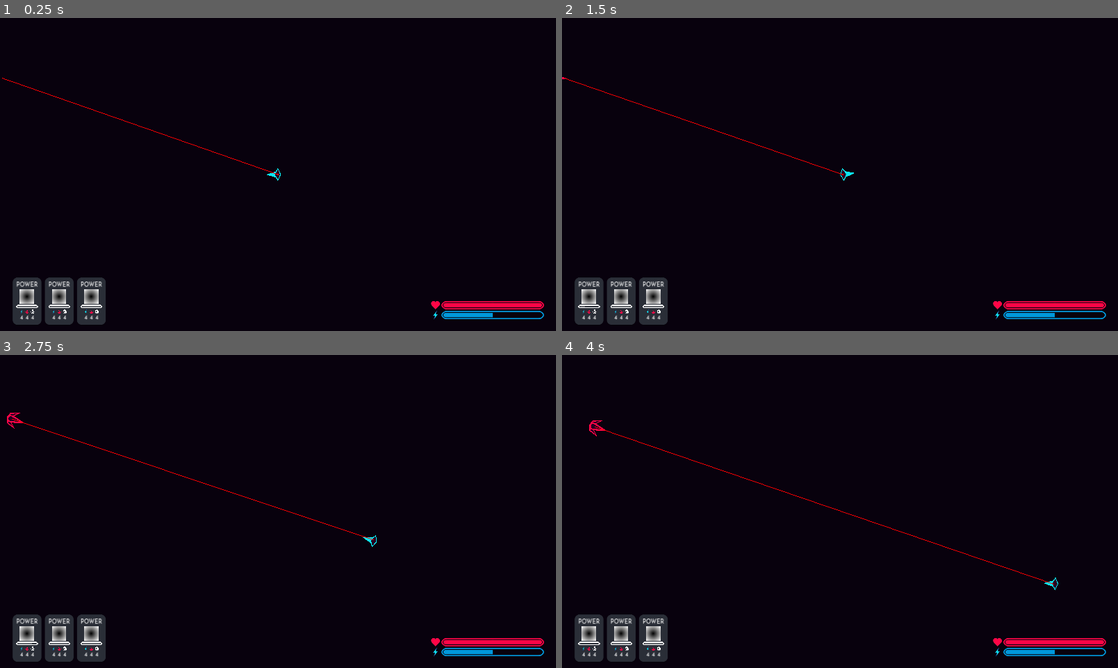
Above: before the commit, frames 1-4 (two rows, left to right).
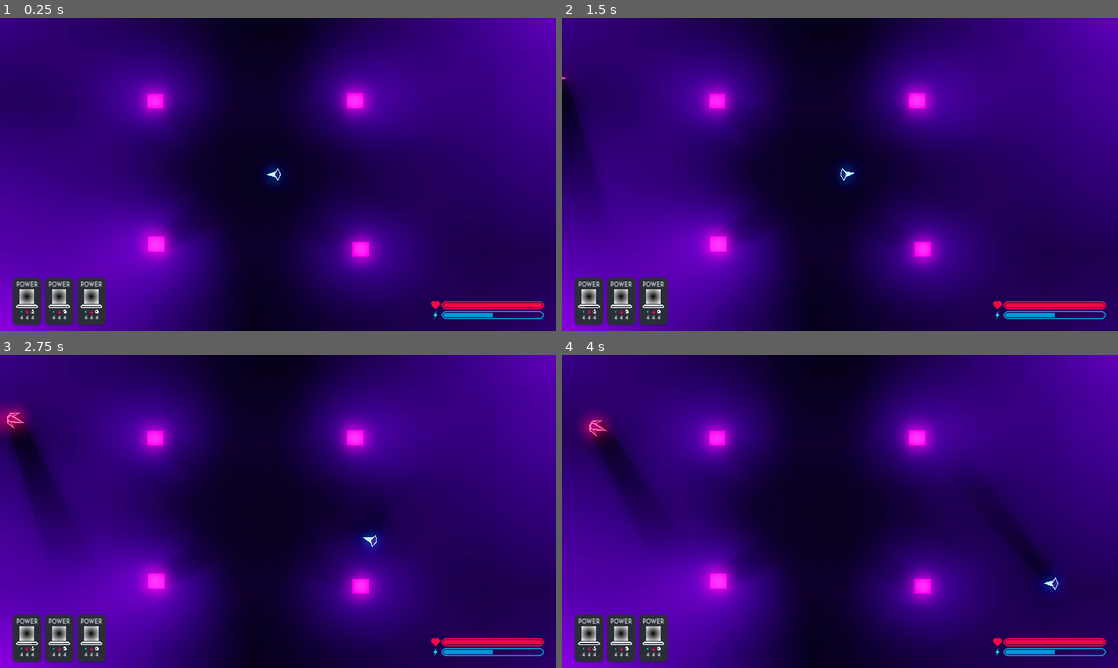
Above: after the commit, the same moments.

Repository: salvarezri/visual-computing-project
Game: Godot game, scene res://scenes/main.tscn
The game is run twice, just before and just after one commit, with the same random seed, the same clock (stepped at 60 frames per second) and the same inputs.
Inputs (mouse positions are in pixels of both pictures, inside the frame that each line leads up to):
- Up to frame 1 (0.25 s): no input
- Up to frame 2 (1.5 s): click (589, 296) at 0.52 s; move the mouse to (962, 158) at 1.27 s; hold Right (ui_right) from 1.28 s (still down); click (962, 158) at 1.35 s
- Up to frame 3 (2.75 s): move the mouse to (0, 414) at 2.02 s; release Right (ui_right) at 2.03 s; hold Down (ui_down) from 2.03 s (still down); click (0, 414) at 2.1 s
- Up to frame 4 (4 s): move the mouse to (895, 442) at 2.77 s; release Down (ui_down) at 2.78 s; hold Right (ui_right) 2.78-3.53 s; click (895, 442) at 2.85 s; move the mouse to (812, 574) at 3.52 s; hold Up (ui_up) from 3.53 s (still down); click (812, 574) at 3.6 s

The runs differ from the first frame. In frame 1, 90% of the frame differs, in the area x 0-100%, y 0-100%; in frame 2, 90%; in frame 3, 89%; in frame 4, 90%.

Commit message:
add lights and shadows

Diff:
--- a/scenes/game/World.gd
+++ b/scenes/game/World.gd
@@ -4,8 +4,8 @@
 # Called when the node enters the scene tree for the first time.
 func _ready():
 	$SpawnHandler.start()
-	var max = $Player.get_max_healt()
-	$GameUi.setup_life(0,max)
+	var max_h = $Player.get_max_healt()
+	$GameUi.setup_life(0,max_h)
 	pass
 
 
--- a/scenes/game/World.tscn
+++ b/scenes/game/World.tscn
@@ -1,10 +1,11 @@
-[gd_scene load_steps=21 format=3 uid="uid://ca3ocit68ttdq"]
+[gd_scene load_steps=28 format=3 uid="uid://ca3ocit68ttdq"]
 
 [ext_resource type="PackedScene" uid="uid://7ymqp7ye0ffg" path="res://scenes/game/elements/NavRegMouseShape.tscn" id="1_adsd3"]
 [ext_resource type="Script" path="res://scenes/game/World.gd" id="1_o0s6y"]
 [ext_resource type="Script" path="res://global/power.gd" id="2_apbvs"]
 [ext_resource type="PackedScene" uid="uid://prpawadsl6pg" path="res://scenes/game/characters/enemies/Enemy.tscn" id="3_lv77j"]
 [ext_resource type="PackedScene" uid="uid://bwasko7uhi3sk" path="res://scenes/game/characters/Player.tscn" id="3_rh8y1"]
+[ext_resource type="PackedScene" uid="uid://rxn0yceg2qc" path="res://scenes/game/elements/column.tscn" id="4_137yi"]
 [ext_resource type="PackedScene" uid="uid://b8q6wmeg5icr8" path="res://scenes/game/systems/stages/spawn_handler.tscn" id="5_8joer"]
 [ext_resource type="PackedScene" uid="uid://cadl0mvdnces8" path="res://scenes/game/systems/powers/Splash.tscn" id="6_xsior"]
 [ext_resource type="PackedScene" uid="uid://dmrvkw0mxcjbl" path="res://scenes/game/systems/powers/power_generator.tscn" id="7_265or"]
@@ -57,6 +58,49 @@
 [sub_resource type="RectangleShape2D" id="RectangleShape2D_37iuf"]
 size = Vector2(2182, 216)
 
+[sub_resource type="Gradient" id="Gradient_2h7rg"]
+
+[sub_resource type="FastNoiseLite" id="FastNoiseLite_etg2x"]
+noise_type = 0
+frequency = 0.0012
+fractal_type = 2
+fractal_lacunarity = 3.0
+domain_warp_enabled = true
+
+[sub_resource type="NoiseTexture2D" id="NoiseTexture2D_0tkdq"]
+color_ramp = SubResource("Gradient_2h7rg")
+noise = SubResource("FastNoiseLite_etg2x")
+
+[sub_resource type="Environment" id="Environment_4qdsl"]
+background_mode = 3
+ambient_light_source = 1
+ambient_light_color = Color(0.796078, 0.505882, 0.160784, 1)
+ambient_light_energy = 0.0
+tonemap_mode = 3
+glow_enabled = true
+glow_levels/1 = 1.5
+glow_levels/2 = 1.5
+glow_levels/3 = 1.5
+glow_levels/5 = 1.5
+glow_intensity = 2.31
+glow_strength = 0.39
+glow_bloom = 1.0
+glow_blend_mode = 1
+glow_hdr_luminance_cap = 81.49
+glow_map_strength = 0.81
+glow_map = SubResource("NoiseTexture2D_0tkdq")
+
+[sub_resource type="Gradient" id="Gradient_rt86p"]
+offsets = PackedFloat32Array(0, 0.197279, 0.367347, 0.632653, 0.751701, 1)
+colors = PackedColorArray(1, 1, 1, 1, 0.696889, 0.696889, 0.696889, 1, 0.486395, 0.486395, 0.486395, 1, 0.164353, 0.164353, 0.164353, 1, 0.0121743, 0.0121743, 0.0121743, 1, 0, 0, 0, 1)
+
+[sub_resource type="GradientTexture2D" id="GradientTexture2D_22xls"]
+gradient = SubResource("Gradient_rt86p")
+width = 500
+height = 500
+fill = 1
+fill_from = Vector2(0.5, 0.5)
+
 [node name="World" type="Node2D"]
 script = ExtResource("1_o0s6y")
 powers = Array[ExtResource("2_apbvs")]([SubResource("Resource_knw3i"), SubResource("Resource_wfbyp"), SubResource("Resource_jgq7r")])
@@ -69,10 +113,24 @@
 limit_max_lenght = true
 active = false
 
+[node name="columns" type="Node2D" parent="NavRegMouseShape" groups=["power"]]
+
+[node name="column" parent="NavRegMouseShape/columns" instance=ExtResource("4_137yi")]
+position = Vector2(606.651, 350.847)
+
+[node name="column2" parent="NavRegMouseShape/columns" instance=ExtResource("4_137yi")]
+position = Vector2(611.178, 953.522)
+
+[node name="column3" parent="NavRegMouseShape/columns" instance=ExtResource("4_137yi")]
+position = Vector2(1410.24, 975.526)
+
+[node name="column4" parent="NavRegMouseShape/columns" instance=ExtResource("4_137yi")]
+position = Vector2(1388.73, 348.402)
+
 [node name="background" type="Sprite2D" parent="."]
-z_index = -1
-position = Vector2(966, 534)
-scale = Vector2(2.004, 1.156)
+z_index = -2
+position = Vector2(963, 513.5)
+scale = Vector2(2.58, 1.667)
 texture = SubResource("GradientTexture2D_kgm7r")
 
 [node name="Enemy" parent="." node_paths=PackedStringArray("target") instance=ExtResource("3_lv77j")]
@@ -136,7 +194,38 @@
 [node name="TimerRay" type="Timer" parent="PowerHandler"]
 one_shot = true
 
+[node name="WorldEnvironment" type="WorldEnvironment" parent="."]
+environment = SubResource("Environment_4qdsl")
+
 [node name="GameUi" parent="." instance=ExtResource("10_bi1d7")]
+
+[node name="PointLight2D" type="PointLight2D" parent="."]
+position = Vector2(-67, -69)
+scale = Vector2(3.5975, 3.38385)
+energy = 2.15
+shadow_enabled = true
+texture = SubResource("GradientTexture2D_22xls")
+
+[node name="PointLight2D2" type="PointLight2D" parent="."]
+position = Vector2(-57, 1120)
+scale = Vector2(3.6435, 3.21349)
+energy = 4.21
+shadow_enabled = true
+texture = SubResource("GradientTexture2D_22xls")
+
+[node name="PointLight2D3" type="PointLight2D" parent="."]
+position = Vector2(1968, 1135)
+scale = Vector2(4.27725, 3.85517)
+energy = 1.53
+shadow_enabled = true
+texture = SubResource("GradientTexture2D_22xls")
+
+[node name="PointLight2D4" type="PointLight2D" parent="."]
+position = Vector2(1982, -60)
+scale = Vector2(3.7435, 3.4222)
+energy = 3.21
+shadow_enabled = true
+texture = SubResource("GradientTexture2D_22xls")
 
 [connection signal="max_len" from="NavRegMouseShape" to="PowerHandler" method="_on_nav_reg_mouse_shape_max_len"]
 [connection signal="max_len_rised" from="NavRegMouseShape/PolygonByMouse" to="NavRegMouseShape" method="_on_polygon_by_mouse_max_len_rised"]
--- a/scenes/game/characters/Player.tscn
+++ b/scenes/game/characters/Player.tscn
@@ -1,7 +1,14 @@
-[gd_scene load_steps=3 format=3 uid="uid://bwasko7uhi3sk"]
+[gd_scene load_steps=5 format=3 uid="uid://bwasko7uhi3sk"]
 
 [ext_resource type="Script" path="res://scenes/game/characters/Player.gd" id="1_prgxf"]
 [ext_resource type="PackedScene" uid="uid://b6mrv2wk6g7xl" path="res://scenes/game/systems/characters systems/healt_component.tscn" id="2_08huw"]
+
+[sub_resource type="CapsuleShape2D" id="CapsuleShape2D_3wyol"]
+radius = 91.8931
+height = 261.17
+
+[sub_resource type="OccluderPolygon2D" id="OccluderPolygon2D_twgpu"]
+polygon = PackedVector2Array(0.13623, -48.3647, -111.239, -0.312744, -48.4873, 43.3923, -0.557617, 198.296, 53.0928, 38.8416, 111.239, 0.312988)
 
 [node name="Player" type="CharacterBody2D"]
 z_index = 2
@@ -16,8 +23,14 @@
 FRICTION = 7
 healt_comp_path = NodePath("HealtComponent")
 
+[node name="CollisionShape2D" type="CollisionShape2D" parent="."]
+position = Vector2(-4.9725, 48.3512)
+scale = Vector2(1, 1)
+shape = SubResource("CapsuleShape2D_3wyol")
+
 [node name="CollisionPolygon2D" type="CollisionPolygon2D" parent="."]
 polygon = PackedVector2Array(0, -50, -110, -0.309344, -50, 40, 0, 200, 50, 40, 110, 0.309344)
+disabled = true
 
 [node name="Polygon2D" type="Polygon2D" parent="."]
 color = Color(0.0470588, 0.901961, 0.94902, 1)
@@ -30,5 +43,9 @@
 [node name="HealtComponent" parent="." instance=ExtResource("2_08huw")]
 init_max_healt = 3.0
 
+[node name="LightOccluder2D" type="LightOccluder2D" parent="."]
+occluder = SubResource("OccluderPolygon2D_twgpu")
+occluder_light_mask = 3
+
 [connection signal="sg_death" from="HealtComponent" to="." method="_on_healt_component_sg_death"]
 [connection signal="sg_hit" from="HealtComponent" to="." method="_on_healt_component_sg_hit"]
--- a/scenes/game/characters/enemies/Enemy.tscn
+++ b/scenes/game/characters/enemies/Enemy.tscn
@@ -1,7 +1,13 @@
-[gd_scene load_steps=3 format=3 uid="uid://prpawadsl6pg"]
+[gd_scene load_steps=5 format=3 uid="uid://prpawadsl6pg"]
 
 [ext_resource type="Script" path="res://scenes/game/characters/enemies/Enemy.gd" id="1_rgckv"]
 [ext_resource type="PackedScene" uid="uid://b6mrv2wk6g7xl" path="res://scenes/game/systems/characters systems/healt_component.tscn" id="3_xlxon"]
+
+[sub_resource type="CircleShape2D" id="CircleShape2D_xgitk"]
+radius = 143.541
+
+[sub_resource type="OccluderPolygon2D" id="OccluderPolygon2D_01x8k"]
+polygon = PackedVector2Array(0, -106.443, -87.9312, -74.0473, -134.211, 78.6753, -55.5355, 0, 0, 208.258, 55.5355, 0, 134.211, 78.6753, 87.9312, -74.0473)
 
 [node name="Enemy" type="CharacterBody2D"]
 z_index = 2
@@ -12,15 +18,20 @@
 script = ExtResource("1_rgckv")
 dmg_per_hit = 1
 
+[node name="CollisionShape2D" type="CollisionShape2D" parent="."]
+position = Vector2(-4.62796, 37.0237)
+scale = Vector2(1, 1)
+shape = SubResource("CircleShape2D_xgitk")
+
 [node name="CollisionPolygon2D" type="CollisionPolygon2D" parent="."]
 polygon = PackedVector2Array(0, -104, -88, -72, -136, 80, -56, 0, 0, 208, 56, 0, 136, 80, 88, -72)
+disabled = true
 
 [node name="NavigationAgent2D" type="NavigationAgent2D" parent="."]
 target_desired_distance = 102.58
 path_max_distance = 400.0
 avoidance_enabled = true
 radius = 100.0
-debug_enabled = true
 
 [node name="HealtComponent" parent="." instance=ExtResource("3_xlxon")]
 
@@ -42,6 +53,10 @@
 color = Color(0.152941, 0, 0.133333, 1)
 polygon = PackedVector2Array(-112, 40, -72, -56, -56, -64, -56, -16)
 
+[node name="LightOccluder2D" type="LightOccluder2D" parent="."]
+occluder = SubResource("OccluderPolygon2D_01x8k")
+occluder_light_mask = 3
+
 [connection signal="mouse_entered" from="." to="." method="_on_mouse_entered"]
 [connection signal="sg_death" from="HealtComponent" to="." method="_on_healt_component_sg_death"]
 [connection signal="sg_hit" from="HealtComponent" to="." method="_on_healt_component_sg_hit"]
--- a/scenes/game/elements/NavRegMouseShape.tscn
+++ b/scenes/game/elements/NavRegMouseShape.tscn
@@ -4,8 +4,8 @@
 [ext_resource type="PackedScene" uid="uid://dfwc0dfw20run" path="res://scenes/game/systems/powers/PolygonByMouse.tscn" id="2_v1df5"]
 
 [sub_resource type="NavigationPolygon" id="NavigationPolygon_rbe4d"]
-vertices = PackedVector2Array(2163, 1310, 10, 1310, 10, 10, 2163, 10)
-polygons = Array[PackedInt32Array]([PackedInt32Array(0, 1, 2, 3)])
+vertices = PackedVector2Array(658, 399, 1337, 396, 1440, 396, 1462, 928, 1358, 928, 663, 906, 1462, 1023, 2163, 1310, 10, 1310, 1358, 1023, 663, 1001, 559, 1001, 559, 906, 10, 10, 555, 399, 1440, 301, 2163, 10, 1337, 301, 658, 303, 555, 303)
+polygons = Array[PackedInt32Array]([PackedInt32Array(0, 1, 2, 3, 4, 5), PackedInt32Array(6, 7, 8, 9), PackedInt32Array(9, 8, 10, 4), PackedInt32Array(11, 10, 8), PackedInt32Array(12, 11, 8, 13, 14), PackedInt32Array(2, 15, 16, 7, 3), PackedInt32Array(13, 16, 15, 17), PackedInt32Array(4, 10, 5), PackedInt32Array(1, 0, 18, 17), PackedInt32Array(13, 17, 18, 19), PackedInt32Array(7, 6, 3), PackedInt32Array(0, 5, 12, 14), PackedInt32Array(14, 13, 19)])
 outlines = Array[PackedVector2Array]([PackedVector2Array(0, 0, 2173.08, 0, 2173.08, 1320.26, 0, 1320.26)])
 source_geometry_group_name = &"navigation_polygon_source_group"
 
--- /dev/null
+++ b/scenes/game/elements/column.tscn
@@ -0,0 +1,45 @@
+[gd_scene load_steps=7 format=3 uid="uid://rxn0yceg2qc"]
+
+[sub_resource type="RectangleShape2D" id="RectangleShape2D_kx4jp"]
+size = Vector2(83.5, 75.75)
+
+[sub_resource type="Gradient" id="Gradient_0eh7m"]
+colors = PackedColorArray(1, 1, 1, 1, 1, 1, 1, 1)
+
+[sub_resource type="GradientTexture2D" id="GradientTexture2D_rp6kb"]
+gradient = SubResource("Gradient_0eh7m")
+
+[sub_resource type="OccluderPolygon2D" id="OccluderPolygon2D_vqnq4"]
+polygon = PackedVector2Array(-32, -32, 32, -32, 32, 32, -32, 32)
+
+[sub_resource type="Gradient" id="Gradient_ysohk"]
+interpolation_mode = 2
+offsets = PackedFloat32Array(0, 0.268707, 0.530612, 0.738095, 0.884354, 1)
+colors = PackedColorArray(1, 1, 1, 1, 0.525101, 0.525101, 0.525101, 1, 0.170595, 0.170595, 0.170594, 1, 0.0434858, 0.0434858, 0.0434858, 1, 0.0201996, 0.0201996, 0.0201996, 1, 0.0201996, 0.0201996, 0.0201996, 1)
+
+[sub_resource type="GradientTexture2D" id="GradientTexture2D_5myhd"]
+gradient = SubResource("Gradient_ysohk")
+fill = 1
+fill_from = Vector2(0.5, 0.5)
+
+[node name="column" type="StaticBody2D"]
+collision_layer = 7
+collision_mask = 2
+
+[node name="CollisionShape2D" type="CollisionShape2D" parent="."]
+shape = SubResource("RectangleShape2D_kx4jp")
+
+[node name="Sprite2D" type="Sprite2D" parent="."]
+modulate = Color(0.152941, 0, 0.133333, 1)
+texture = SubResource("GradientTexture2D_rp6kb")
+
+[node name="LightOccluder2D" type="LightOccluder2D" parent="."]
+occluder = SubResource("OccluderPolygon2D_vqnq4")
+
+[node name="PointLight2D" type="PointLight2D" parent="."]
+position = Vector2(-2, 1)
+scale = Vector2(14.3125, 12.1625)
+energy = 2.2
+shadow_enabled = true
+shadow_item_cull_mask = 2
+texture = SubResource("GradientTexture2D_5myhd")
--- a/scenes/game/systems/powers/Splash.tscn
+++ b/scenes/game/systems/powers/Splash.tscn
@@ -7,8 +7,8 @@
 
 [sub_resource type="Gradient" id="Gradient_1muja"]
 interpolation_mode = 2
-offsets = PackedFloat32Array(0, 0.559322, 0.70339)
-colors = PackedColorArray(1, 1, 1, 1, 1, 1, 1, 1, 1, 1, 1, 0)
+offsets = PackedFloat32Array(0, 0.0884354, 0.217687, 0.370748, 0.5, 0.744898, 0.911565, 1)
+colors = PackedColorArray(0.489622, 0.489622, 0.489622, 1, 0.336608, 0.336608, 0.336608, 1, 0.489624, 0.489622, 0.489621, 1, 0.415982, 0.41598, 0.41598, 1, 0.481789, 0.48179, 0.481789, 1, 0.340329, 0.340345, 0.340329, 0.0507222, 1, 1, 1, 0, 1, 1, 1, 0)
 
 [sub_resource type="GradientTexture2D" id="GradientTexture2D_o7jry"]
 gradient = SubResource("Gradient_1muja")
@@ -28,6 +28,7 @@
 shape = SubResource("CircleShape2D_rqqki")
 
 [node name="Sprite2D" type="Sprite2D" parent="."]
+z_index = -1
 texture = SubResource("GradientTexture2D_o7jry")
 
 [node name="TimerToHit" type="Timer" parent="."]
--- a/scenes/game/systems/powers/ray.tscn
+++ b/scenes/game/systems/powers/ray.tscn
@@ -14,8 +14,20 @@
 fill = 1
 fill_from = Vector2(0.5, 0.5)
 
+[sub_resource type="Gradient" id="Gradient_xc2q0"]
+offsets = PackedFloat32Array(0, 0.14966, 0.554422, 0.697279)
+colors = PackedColorArray(1, 1, 1, 1, 0.741385, 0.741385, 0.741385, 1, 0.170543, 0.170543, 0.170543, 1, 0, 0, 0, 1)
+
+[sub_resource type="GradientTexture2D" id="GradientTexture2D_ggja1"]
+gradient = SubResource("Gradient_xc2q0")
+width = 200
+height = 200
+fill = 1
+fill_from = Vector2(0.5, 0.5)
+
 [node name="Ray" type="Area2D"]
 z_index = 1
+position = Vector2(896, 472)
 script = ExtResource("1_hnp3e")
 
 [node name="CollisionShape2D" type="CollisionShape2D" parent="."]
@@ -28,8 +40,16 @@
 texture = SubResource("GradientTexture2D_37mup")
 
 [node name="Timer" type="Timer" parent="."]
-wait_time = 0.1
+wait_time = 0.15
 autostart = true
+
+[node name="PointLight2D" type="PointLight2D" parent="."]
+position = Vector2(1.52588e-05, -1.52588e-05)
+scale = Vector2(4.9075, 4.9075)
+color = Color(0.0470588, 0.901961, 0.94902, 1)
+energy = 4.47
+shadow_enabled = true
+texture = SubResource("GradientTexture2D_ggja1")
 
 [connection signal="body_entered" from="." to="." method="_on_body_entered"]
 [connection signal="timeout" from="Timer" to="." method="_on_timer_timeout"]
Not shown: 1 places in scenes/game/systems/powers/ray.tscn that only renumber resources
